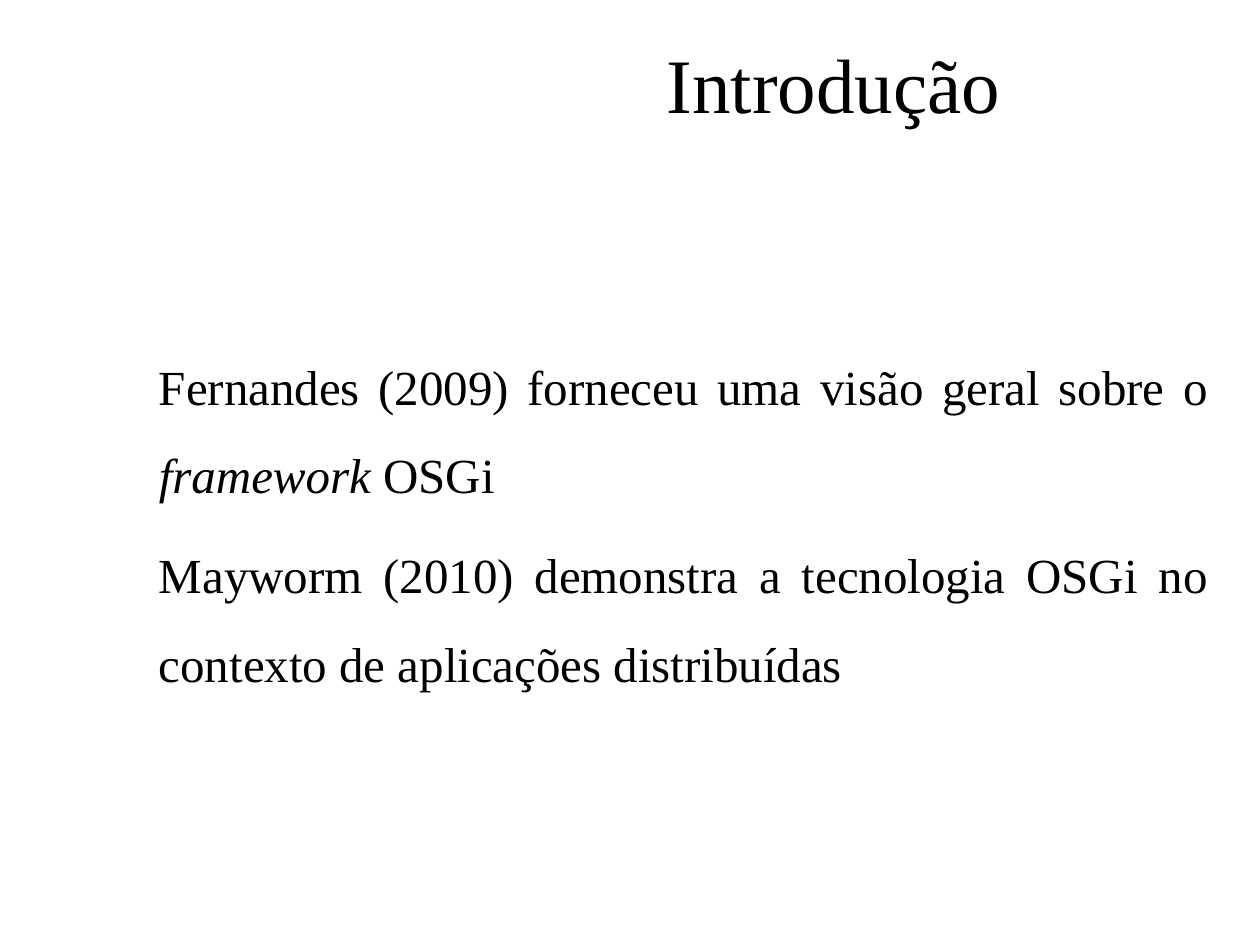
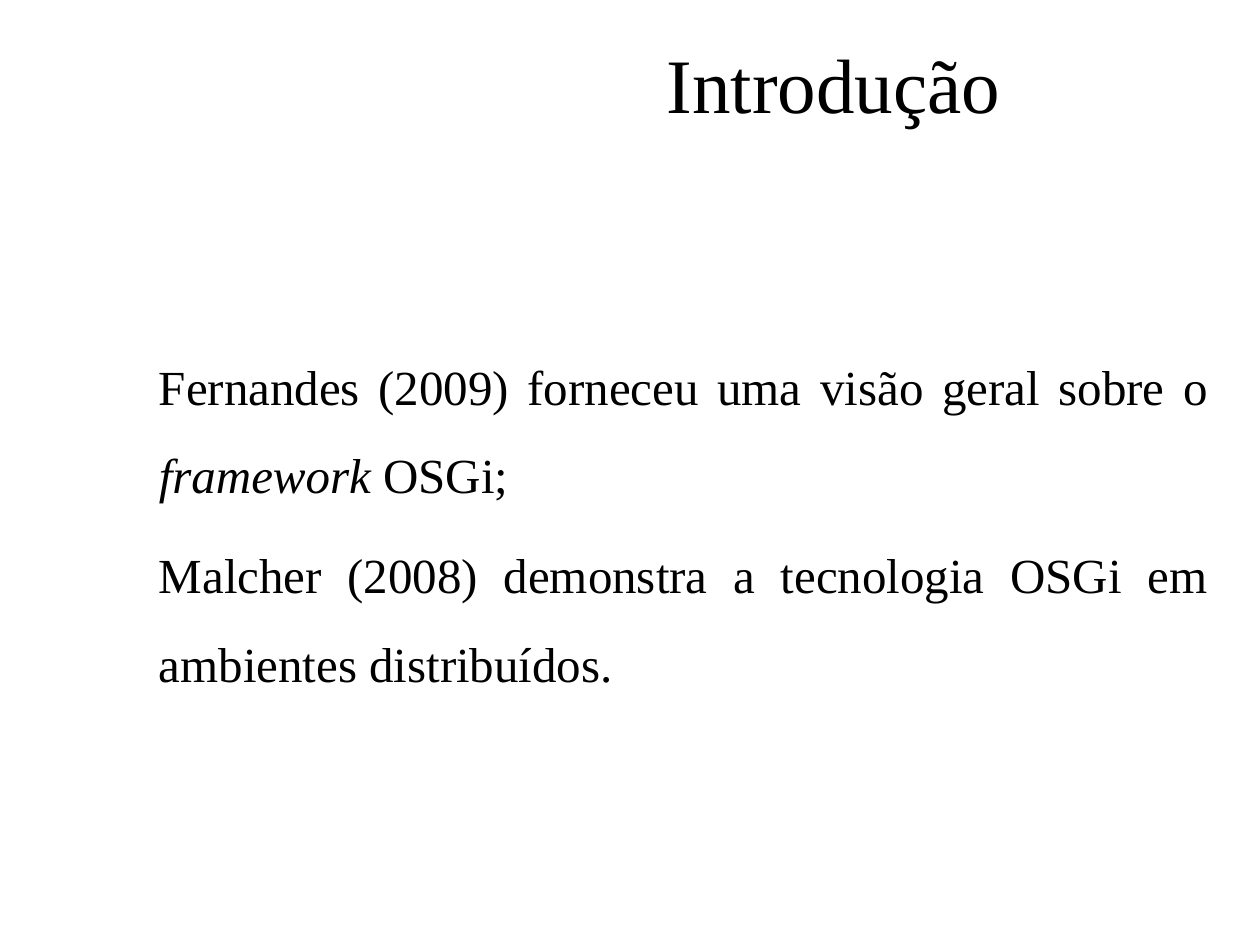
Before and after one commit to feliperodriguesprado/tcc_repository, a slide deck: slide 6 of documents/life_cycle/qualificacao/qualificacao_slides.odp. Drawn at 1260x945 pixels with LibreOffice and Linux fonts; fonts in the diff are those of the drawing; background and template pictures are left out. Boxes give left, top, right and bottom in pixels: in the first picture for what was removed or moved away, otherwise in the second. Text is boxed around its words. In the diff, an @@ line names an element or a change of style, - is before the commit and + after.

```diff
--- a/documents/life_cycle/qualificacao/qualificacao_slides.odp
+++ b/documents/life_cycle/qualificacao/qualificacao_slides.odp
@@ text at [159, 370, 1208, 683]: text changed @@
-• Fernandes (2009) forneceu uma visão geral sobre o framework OSGi
-• Mayworm (2010) demonstra a tecnologia OSGi no contexto de aplicações distribuídas
+• Fernandes (2009) forneceu uma visão geral sobre o framework OSGi;
+• Malcher (2008) demonstra a tecnologia OSGi em ambientes distribuídos.
```
Also in this commit, not shown: 5 other slides changed, 1 slide added, 1 other file.
